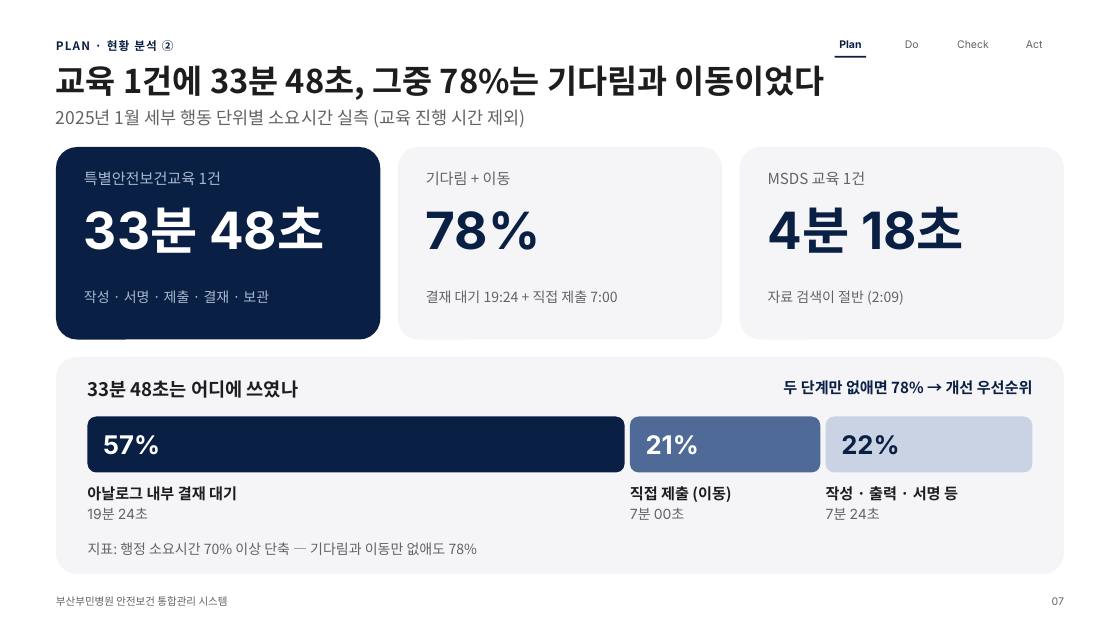
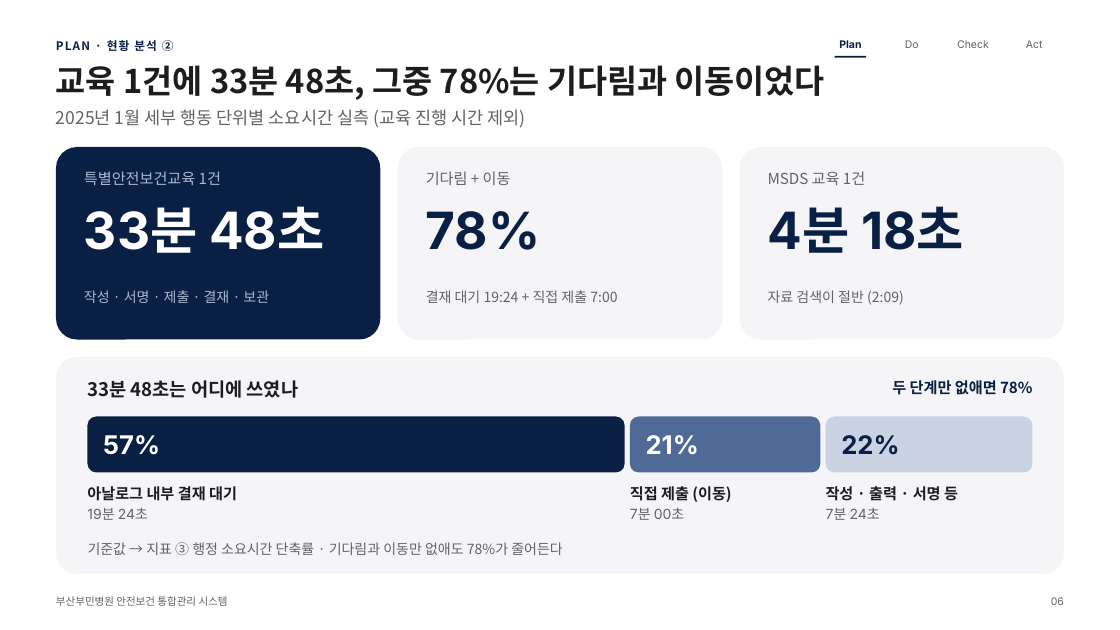
Before and after one commit to buminhealth/health, a slide deck: slide 6 of docs/QI_경진대회_발표_애플.pptx (slide 7 before the commit). Drawn at 1120x630 pixels with LibreOffice and Linux fonts; fonts in the diff are those of the drawing. Boxes give left, top, right and bottom in pixels: in the first picture for what was removed or moved away, otherwise in the second. Text is boxed around its words. In the diff, an @@ line names an element or a change of style, - is before the commit and + after.

```diff
--- a/docs/QI_경진대회_발표_애플.pptx
+++ b/docs/QI_경진대회_발표_애플.pptx
@@ text at box(892, 380, 1032, 395): text changed @@
-두 단계만 없애면 78% → 개선 우선순위
+두 단계만 없애면 78%
@@ text at box(88, 542, 562, 555): text changed @@
-지표: 행정 소요시간 70% 이상 단축 — 기다림과 이동만 없애도 78%
+기준값 → 지표 ③ 행정 소요시간 단축률 · 기다림과 이동만 없애도 78%가 줄어든다
@@ text at box(1051, 597, 1064, 605): text changed @@
-07
+06
```
Also in this commit, not shown: 3 other slides changed, 4 other files.
